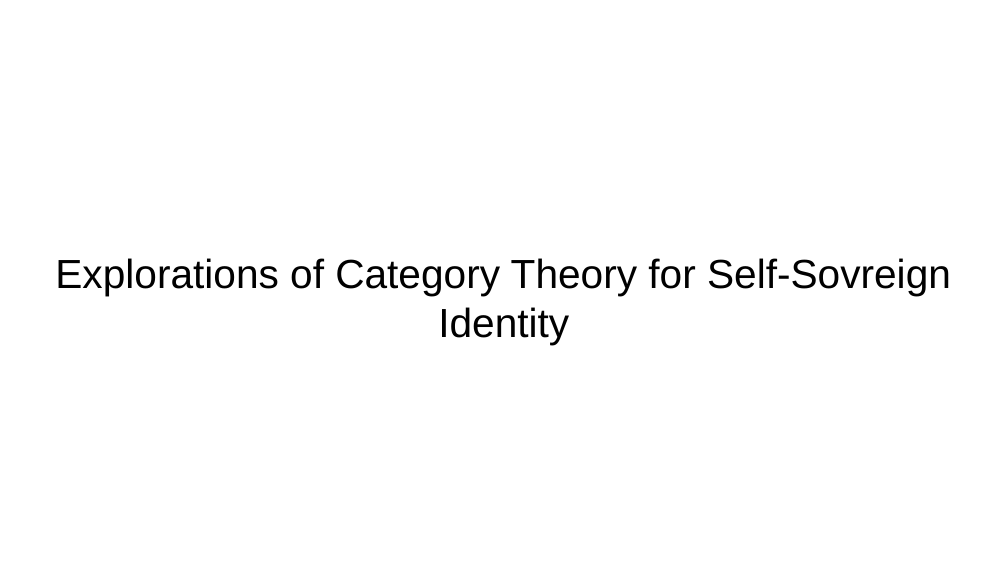
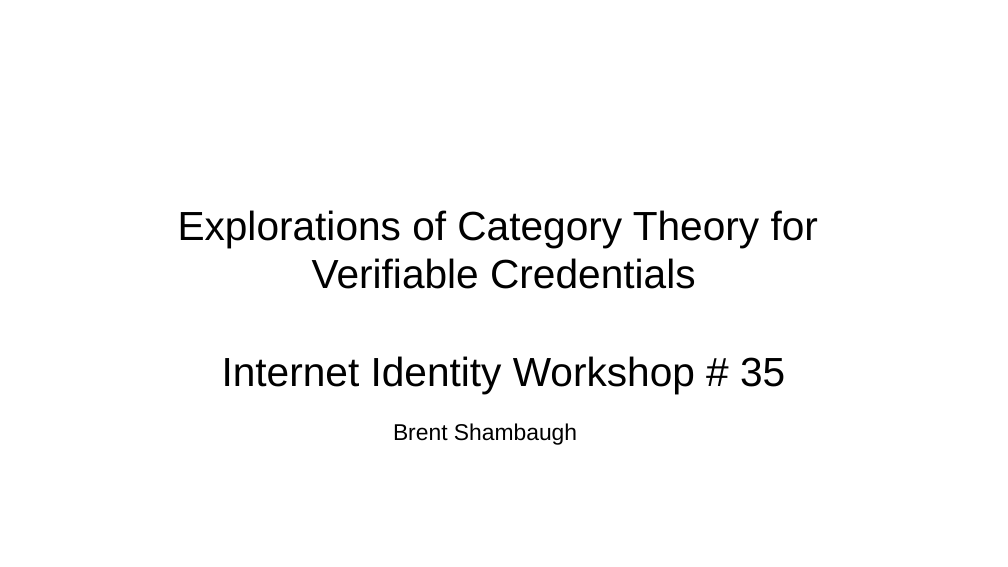
Before and after one commit to bshambaugh/Explorations-of-Category-Theory-for-Self-Sovereign-Identity, a slide deck: slide 1 of resources/IIW35_fA2022_cat_theory_for_SSI.odp. Drawn at 1008x567 pixels with LibreOffice and Linux fonts; fonts in the diff are those of the drawing. Boxes give left, top, right and bottom in pixels: in the first picture for what was removed or moved away, otherwise in the second. Text is boxed around its words. In the diff, an @@ line names an element or a change of style, - is before the commit and + after.

Commit message:
add latest work for category theory talk

```diff
--- a/resources/IIW35_fA2022_cat_theory_for_SSI.odp
+++ b/resources/IIW35_fA2022_cat_theory_for_SSI.odp
@@ subtitle at (178, 210, 818, 394): text changed @@
-Explorations of Category Theory for Self-Sovreign Identity
+Explorations of Category Theory for
+Verifiable Credentials
+Internet Identity Workshop # 35
@@ text added at (393, 423, 577, 445), 18 pt, text #000000 @@
+Brent Shambaugh
```
Also in this commit, not shown: 4 other slides changed, 10 slides added, 3 slides removed, 1 other file.
